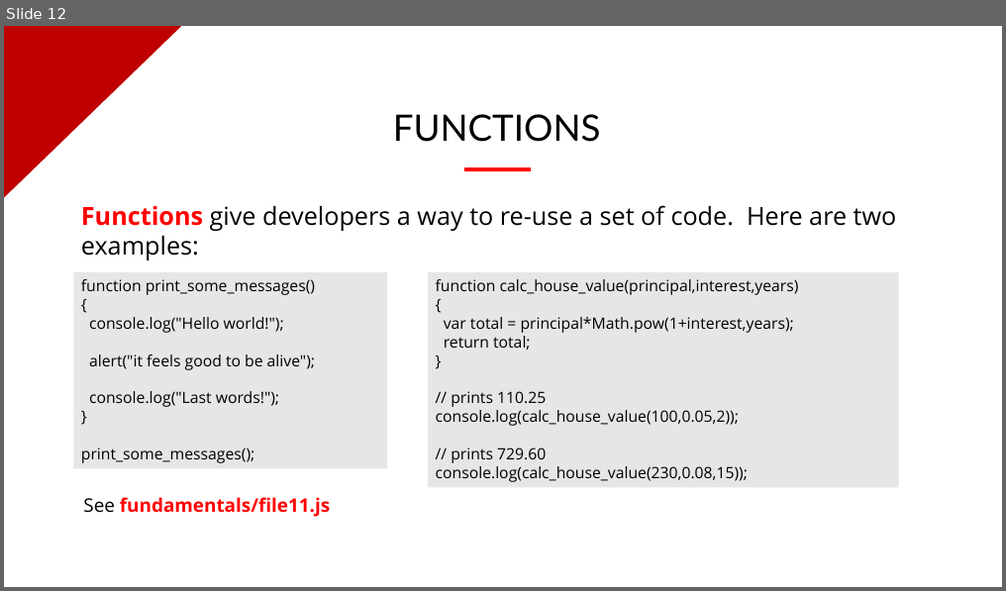
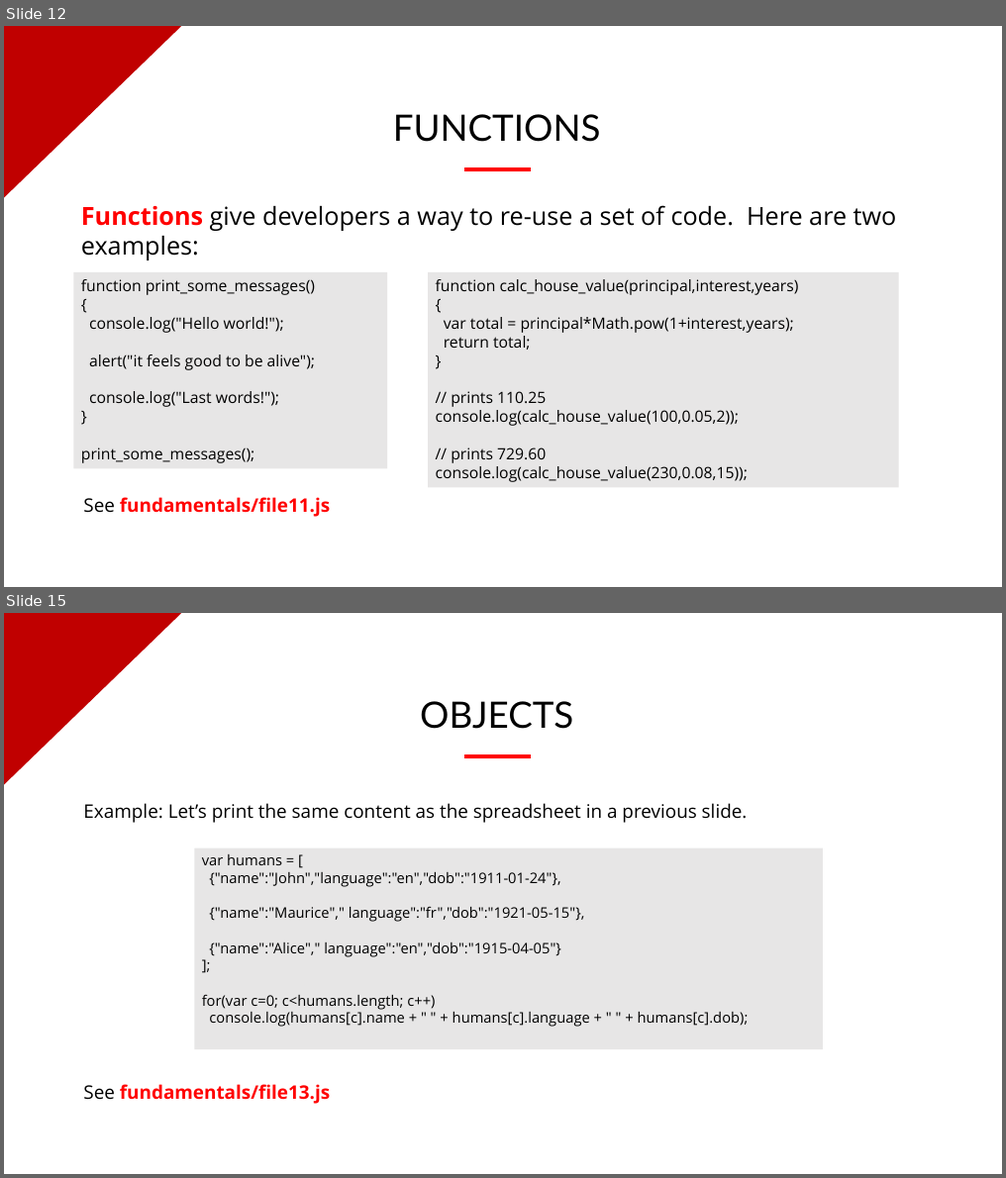
Before and after one commit to evermight/fullstack-training, a slide deck: crash-course/20230624-shell-js-python-php/fundamentals-of-coding.pptx. Shown one above the other, each under a label of ours: slide 12 before the commit, slides 12 and 15 after it; the slides between them are not shown. The pictures are 1006x591 and 1006x1178 pixels, drawn with LibreOffice and Linux fonts; fonts in the diff are those of the drawing; background and template pictures are left out. Boxes give left, top, right and bottom in pixels: in the first picture for what was removed or moved away, otherwise in the second. Text is boxed around its words. In the diff, an @@ line names an element or a change of style, - is before the commit and + after.

```diff
--- a/crash-course/20230624-shell-js-python-php/fundamentals-of-coding.pptx
+++ b/crash-course/20230624-shell-js-python-php/fundamentals-of-coding.pptx
@@ slide 15 added at bbox=[4, 613, 1002, 1174], background picture (left out); not listed: 1 template element that a slide beside it also shows @@
@@ text added at bbox=[420, 701, 573, 729], 35 pt, text #000000 @@
+OBJECTS
@@ rectangle added at bbox=[465, 755, 531, 759], fill #FF0000, outline #FF0000 1 pt @@
@@ text added at bbox=[83, 803, 747, 823], 18 pt, text #000000 @@
+Example: Let’s print the same content as the spreadsheet in a previous slide.
@@ rectangle added at bbox=[194, 848, 823, 1050], fill #E7E6E6, 14 pt, text #000000 @@
+var humans = [
+{"name":"John","language":"en","dob":"1911-01-24"},
+{"name":"Maurice"," language":"fr","dob":"1921-05-15"},
+{"name":"Alice"," language":"en","dob":"1915-04-05"}
+];
+for(var c=0; c<humans.length; c++)
+console.log(humans[c].name + " " + humans[c].language + " " + humans[c].dob);
@@ text added at bbox=[83, 1084, 330, 1104], 18 pt, text #FF0000, bold @@
+See fundamentals/file13.js
```
Also in this commit, not shown: 2 other slides added, 6 other files.
